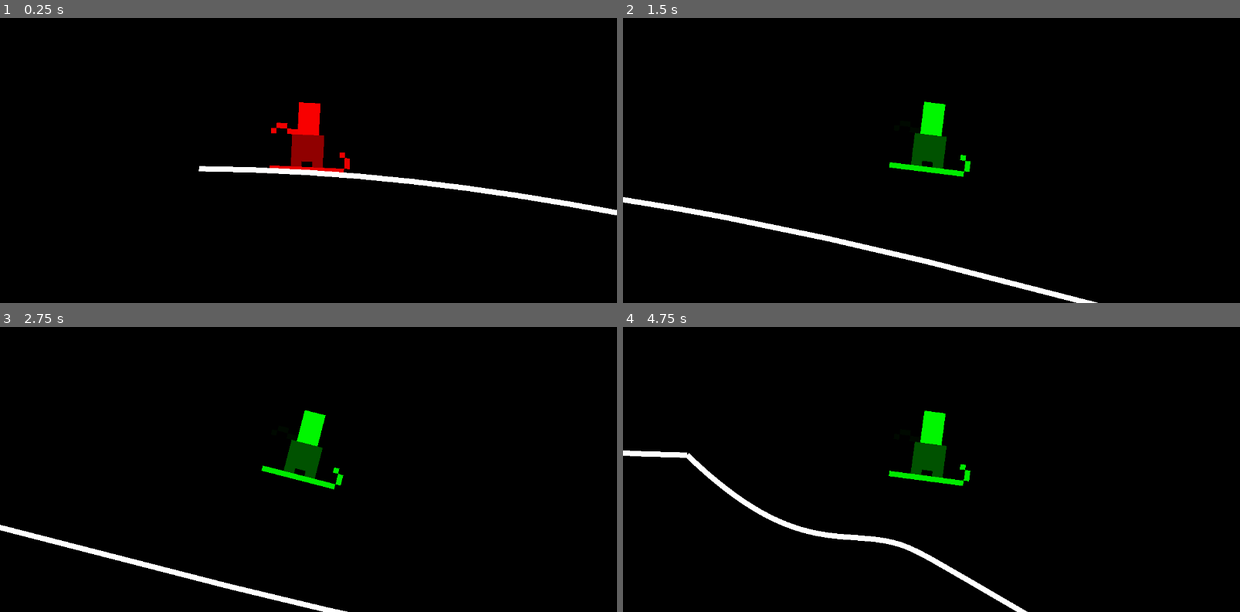
Above: before the commit, frames 1-4 (two rows, left to right).
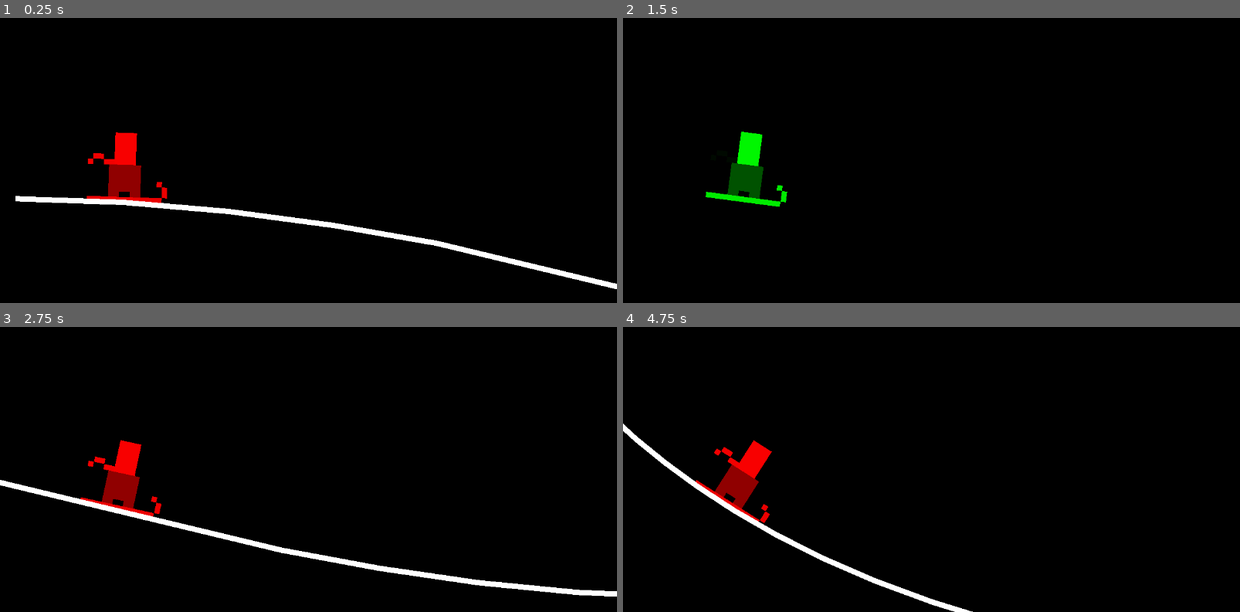
Above: after the commit, the same moments.

Repository: martindzejky/powder-panic
Game: Godot game, scene res://main.tscn
Same seed, same stepped clock (60 frames per second), same inputs: the game is played once before the commit and once after it.
Inputs:
- Up to frame 1 (0.25 s): no input
- Up to frame 2 (1.5 s): tap Space (jump) at 0.6, 0.77, 1.07, 1.35 s
- Up to frame 3 (2.75 s): tap Space (jump) at 1.52, 1.82, 2.1 s
- Up to frame 4 (4.75 s): tap Space (jump) at 2.85, 3.02, 3.32, 3.6, 3.77, 4.07, 4.35, 4.52 s

The runs differ from the first frame. In frame 1, 5.9% of the frame differs, in the area x 2-100%, y 29-96%; in frame 2, 4.1%; in frame 3, 5.7%; in frame 4, 5.1%.

Commit message:
coyote time

Diff:
--- a/main.tscn
+++ b/main.tscn
@@ -17,28 +17,31 @@
 position = Vector2(2872, 712)
 
 [node name="chunk3" parent="." instance=ExtResource("4_1bvp3")]
-position = Vector2(3993, 1206)
+position = Vector2(4655, 1257)
 
 [node name="chunk4" parent="." instance=ExtResource("3_h2yge")]
-position = Vector2(5112, 1697)
+position = Vector2(6442, 1806)
 
 [node name="chunk5" parent="." instance=ExtResource("5_lquwl")]
-position = Vector2(8135, 2222)
+position = Vector2(9465, 2331)
 
 [node name="chunk6" parent="." instance=ExtResource("4_1bvp3")]
-position = Vector2(9339, 2488)
+position = Vector2(10669, 2597)
 
 [node name="chunk7" parent="." instance=ExtResource("3_h2yge")]
-position = Vector2(10475, 3653)
+position = Vector2(12700, 4071)
 
 [node name="chunk8" parent="." instance=ExtResource("5_lquwl")]
-position = Vector2(13507, 4180)
+position = Vector2(15732, 4598)
 
 [node name="chunk9" parent="." instance=ExtResource("5_lquwl")]
-position = Vector2(14713, 4443)
+position = Vector2(16938, 4861)
 
 [node name="chunk10" parent="." instance=ExtResource("4_1bvp3")]
-position = Vector2(16565, 5538)
+position = Vector2(18474, 5921)
 
 [node name="chunk11" parent="." instance=ExtResource("3_h2yge")]
-position = Vector2(17685, 6035)
+position = Vector2(20246, 6473)
+
+[node name="chunk12" parent="." instance=ExtResource("3_h2yge")]
+position = Vector2(23267, 6998)
--- a/objects/chunk.gd
+++ b/objects/chunk.gd
@@ -8,7 +8,7 @@
 
 func _ready():
   # Initialize the line and the shape collider based on the path curve
-  var points := path.curve.tessellate(4, 1) # TODO: play with this value
+  var points := path.curve.tessellate(4, 2) # TODO: play with this value
   var polygon_points = points.duplicate()
 
   line.points = points
--- a/objects/chunk2.tscn
+++ b/objects/chunk2.tscn
@@ -4,9 +4,9 @@
 
 [sub_resource type="Curve2D" id="Curve2D_dm843"]
 _data = {
-"points": PackedVector2Array(-207.454, -200.659, 207.454, 200.659, 0, 0, -104.226, -37.2167, 104.226, 37.2167, 403, 169, -225.589, -1.48904, 225.589, 1.48904, 1114, 492)
+"points": PackedVector2Array(-207.454, -200.659, 207.454, 200.659, 0, 0, -1164.51, -15.3477, 1164.51, 15.3477, 1782, 549)
 }
-point_count = 3
+point_count = 2
 
 [node name="chunk" type="Node2D" node_paths=PackedStringArray("path", "line", "shape")]
 script = ExtResource("1_bdmvd")
--- a/objects/player.gd
+++ b/objects/player.gd
@@ -8,11 +8,14 @@
 
 var slope_normal = Vector2.UP
 
+var time_in_air = 0.0 # In seconds
+var air_jump_time_limit = 0.3 # How long the player can be off the floor before still allowed to jump (coyote time)
+
 func _physics_process(delta):
-  if Input.is_action_just_pressed("jump") and is_on_floor():
+  if Input.is_action_just_pressed('jump') and time_in_air < air_jump_time_limit:
     handle_jump()
   elif is_on_floor():
-    handle_slope_movement()
+    handle_slope_movement(delta)
   else:
     handle_air_movement(delta)
 
@@ -21,19 +24,26 @@
   if is_on_floor():
     slope_normal = get_floor_normal()
     update_sprite_rotation()
+    time_in_air = 0.0
 
     # TODO: just for debug purposes
     sprite.modulate = Color.RED
   else:
+    time_in_air += delta
+
+    # TODO: just for debug purposes
     sprite.modulate = Color.GREEN
 
-func handle_slope_movement():
+func handle_jump():
+  velocity.y = -jump_strength
+
+func handle_slope_movement(delta):
   # Movement aligned with slope
   var slope_direction = slope_normal.rotated(PI/2)  # 90 degrees from normal
   velocity = slope_direction * current_speed
 
-func handle_jump():
-  velocity.y = -jump_strength
+  # Add gravity to snap to slope
+  velocity.y += gravity * delta
 
 func handle_air_movement(delta):
   # Apply gravity to change direction
--- a/objects/player.tscn
+++ b/objects/player.tscn
@@ -21,3 +21,4 @@
 shape = SubResource("CircleShape2D_0xm2m")
 
 [node name="camera" type="Camera2D" parent="."]
+position = Vector2(342, -56)
